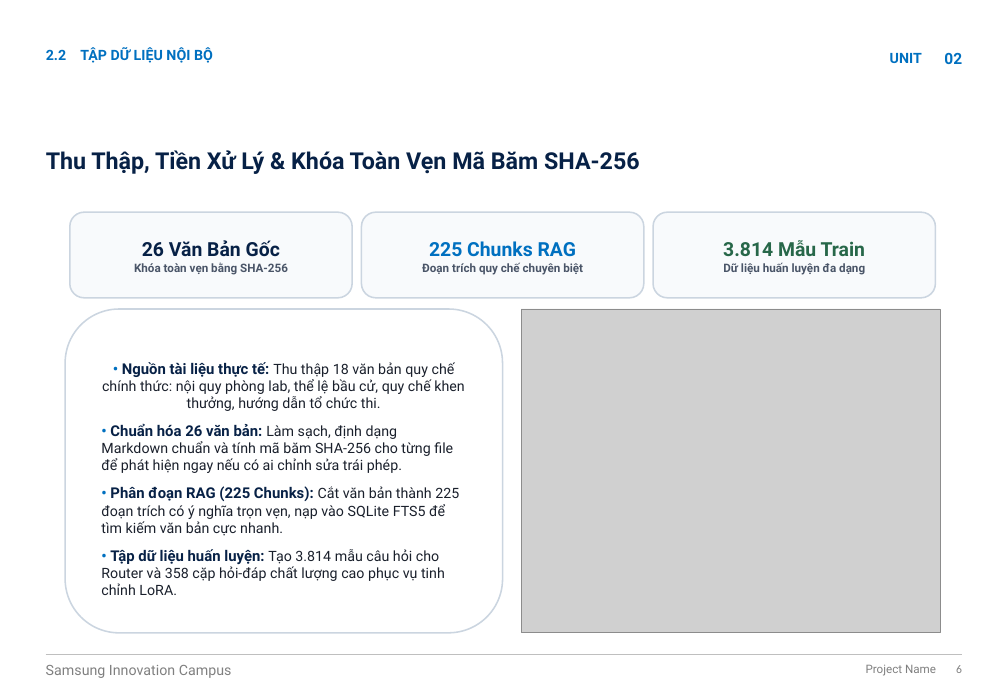
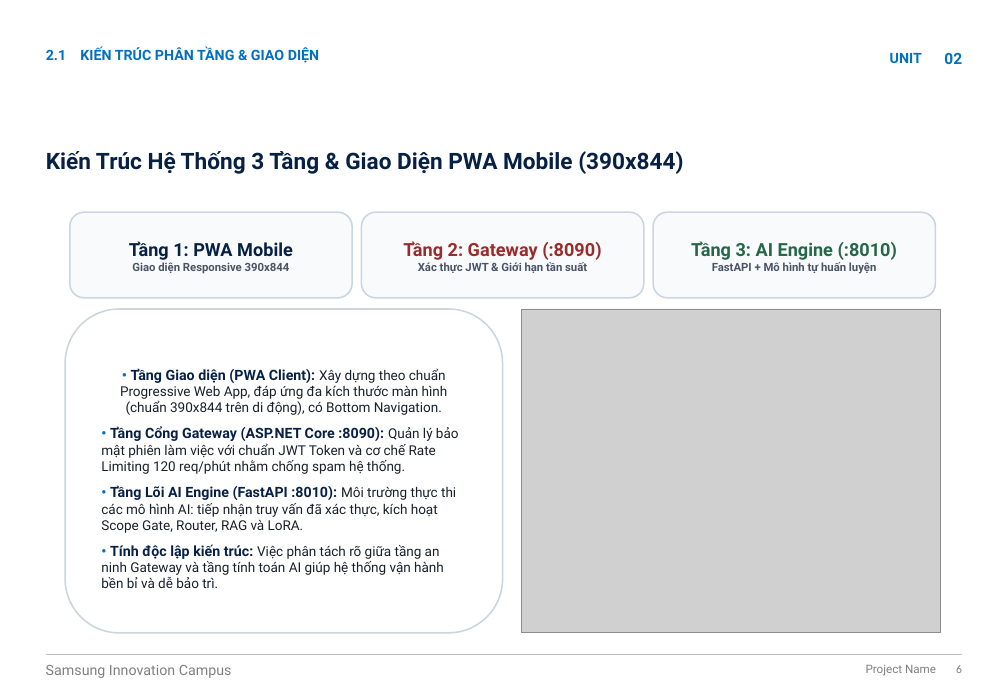
Before and after one commit to quocdoanhdang2-sketch/dusnx-platform, a slide deck: slide 6 of docs/SIC_AI_Capstone_Project_DUSNX_Presentation.pptx. Drawn at 1008x698 pixels with LibreOffice and Linux fonts; fonts in the diff are those of the drawing; grey boxes stand for pictures; background and template pictures are left out. Boxes give left, top, right and bottom in pixels: in the first picture for what was removed or moved away, otherwise in the second. Text is boxed around its words. In the diff, an @@ line names an element or a change of style, - is before the commit and + after.

```diff
--- a/docs/SIC_AI_Capstone_Project_DUSNX_Presentation.pptx
+++ b/docs/SIC_AI_Capstone_Project_DUSNX_Presentation.pptx
@@ text at [46,49,66,60]: text changed @@
-2.2
+2.1
@@ text at [80,46,320,63]: text changed @@
-TẬP DỮ LIỆU NỘI BỘ
+KIẾN TRÚC PHÂN TẦNG & GIAO DIỆN
@@ title at [46,151,683,174]: text changed; size 18 to 17.5 pt @@
-Thu Thập, Tiền Xử Lý & Khóa Toàn Vẹn Mã Băm SHA-256
+Kiến Trúc Hệ Thống 3 Tầng & Giao Diện PWA Mobile (390x844)
@@ text in rounded rectangle at [129,241,293,274]: text changed; size 9 to 8.8 pt @@
-26 Văn Bản Gốc
-Khóa toàn vẹn bằng SHA-256
+Tầng 1: PWA Mobile
+Giao diện Responsive 390x844
@@ text in rounded rectangle at [403,241,601,273]: text changed; size 9 to 8.8 pt @@
-225 Chunks RAG
-Đoạn trích quy chế chuyên biệt
+Tầng 2: Gateway (:8090)
+Xác thực JWT & Giới hạn tần suất
@@ text in rounded rectangle at [691,241,897,274]: text changed; size 9 to 8.8 pt @@
-3.814 Mẫu Train
-Dữ liệu huấn luyện đa dạng
+Tầng 3: AI Engine (:8010)
+FastAPI + Mô hình tự huấn luyện
@@ text in rounded rectangle at [101,368,459,588]: text changed; size 11 to 10.5 pt @@
-• Nguồn tài liệu thực tế: Thu thập 18 văn bản quy chế chính thức: nội quy phòng lab, thể lệ bầu cử, quy chế khen thưởng, hướng dẫn tổ chức thi.
-• Chuẩn hóa 26 văn bản: Làm sạch, định dạng Markdown chuẩn và tính mã băm SHA-256 cho từng file để phát hiện ngay nếu có ai chỉnh sửa trái phép.
-• Phân đoạn RAG (225 Chunks): Cắt văn bản thành 225 đoạn trích có ý nghĩa trọn vẹn, nạp vào SQLite FTS5 để tìm kiếm văn bản cực nhanh.
-• Tập dữ liệu huấn luyện: Tạo 3.814 mẫu câu hỏi cho Router và 358 cặp hỏi-đáp chất lượng cao phục vụ tinh chỉnh LoRA.
+• Tầng Giao diện (PWA Client): Xây dựng theo chuẩn Progressive Web App, đáp ứng đa kích thước màn hình (chuẩn 390x844 trên di động), có Bottom Navigation.
+• Tầng Cổng Gateway (ASP.NET Core :8090): Quản lý bảo mật phiên làm việc với chuẩn JWT Token và cơ chế Rate Limiting 120 req/phút nhằm chống spam hệ thống.
+• Tầng Lõi AI Engine (FastAPI :8010): Môi trường thực thi các mô hình AI: tiếp nhận truy vấn đã xác thực, kích hoạt Scope Gate, Router, RAG và LoRA.
+• Tính độc lập kiến trúc: Việc phân tách rõ giữa tầng an ninh Gateway và tầng tính toán AI giúp hệ thống vận hành bền bỉ và dễ bảo trì.
```
Also in this commit, not shown: 10 other slides changed, 2 other files.
